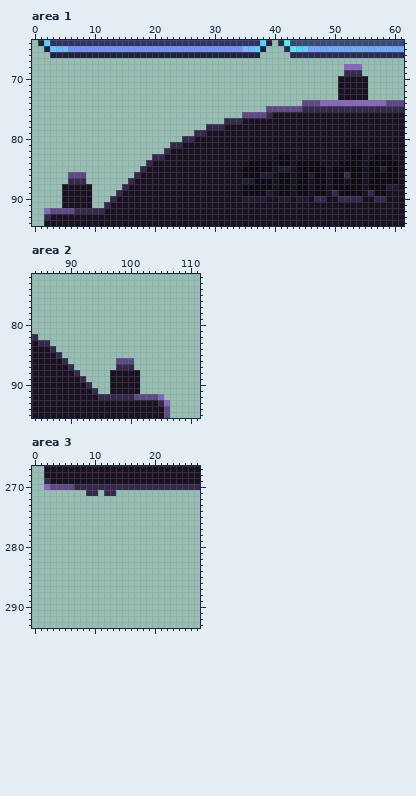
Pixel-art file, stored at aseprite/ui.aseprite. The picture above was drawn from the file before the commit.
380x380 pixels, 1 frame. Colours within 5 levels of each other are drawn and written as one. Shown: area 1: x 0..61, y 64..94; area 2: x 84..111, y 72..95; area 3: x 0..27, y 267..293.
Once edited:
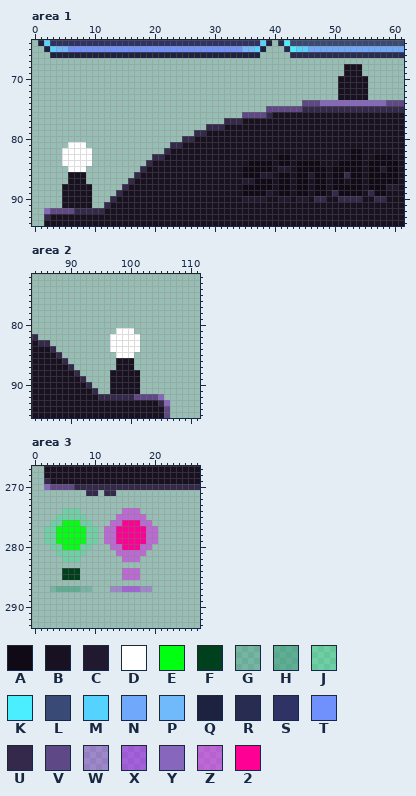
Palette (. is transparent): A #0f0a16  B #171121  C #20192f  D #ffffff  E #00ff10  F #00401c  G #209b6e45  H #209b6e77  J #00ff7340  K #4aeeff  L #384a75  M #56d2ff  N #70a9fb  P #70b9fb  Q #1e2241  R #282c50  S #2f3265  T #7091fb  U #34284b  V #5f4886  W #ae00fe48  X #ae00fe7c  Y #8767bd  Z #eb00fe73  2 #fe0094
Diff:
Area 1:
y 68: x 52..54 YYY -> BBB
y 69: x 52..54 UUU -> BBB
y 81: x 6..8 ... -> DDD
y 82..84: x 5..9 ..... -> DDDDD
y 85: x 6..8 ... -> DDD
y 86: x 6..8 VVV -> BBB
y 87: x 6..8 UUU -> BBB
Area 2:
y 81: x 98..100 ... -> DDD
y 82..84: x 97..101 ..... -> DDDDD
y 85: x 98..100 ... -> DDD
y 86: x 98..100 VVV -> BBB
y 87: x 98..100 UUU -> BBB
Area 3:
y 274: x 5..7 ... -> JJJ; x 15..17 ... -> ZZZ
y 275: x 4..8 ..... -> JJJJJ; x 14..18 ..... -> ZZZZZ
y 276: x 3..9 ....... -> JJEEEJJ; x 13..19 ....... -> ZZ222ZZ
y 277..279: x 2..10 ......... -> JJEEEEEJJ; x 12..20 ......... -> ZZ22222ZZ
y 280: x 3..9 ....... -> JJEEEJJ; x 13..19 ....... -> ZZ222ZZ
y 281: x 4..8 ..... -> JJJJJ; x 14..18 ..... -> ZZZZZ
y 282: x 5..7 ... -> JJJ; x 15..17 ... -> ZZZ
y 284..285: x 5..7 ... -> FFF; x 15..17 ... -> ZZZ
y 287: x 3..9 ....... -> GHHHHGG; x 13..19 ....... -> WWXXXWW
Changed places in both pictures, as pixel boxes (x1, y1, x2, y2):
changed: (344, 64, 362, 76)
changed: (62, 142, 92, 184)
changed: (110, 328, 140, 370)
added: (44, 508, 158, 592)
